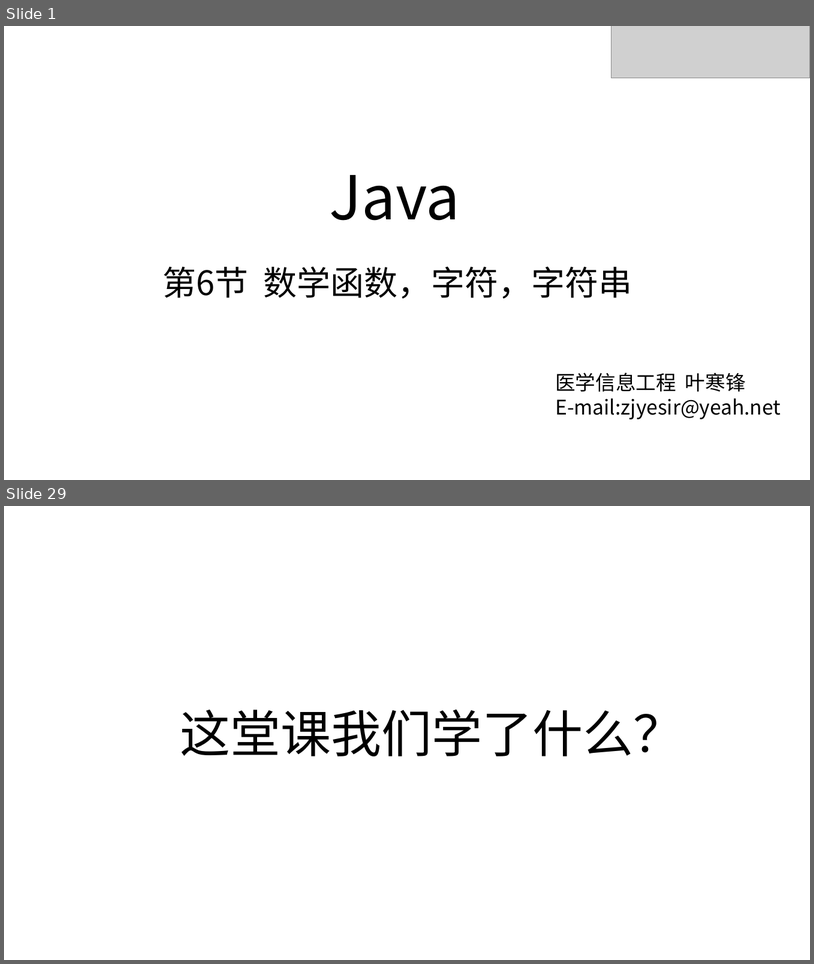
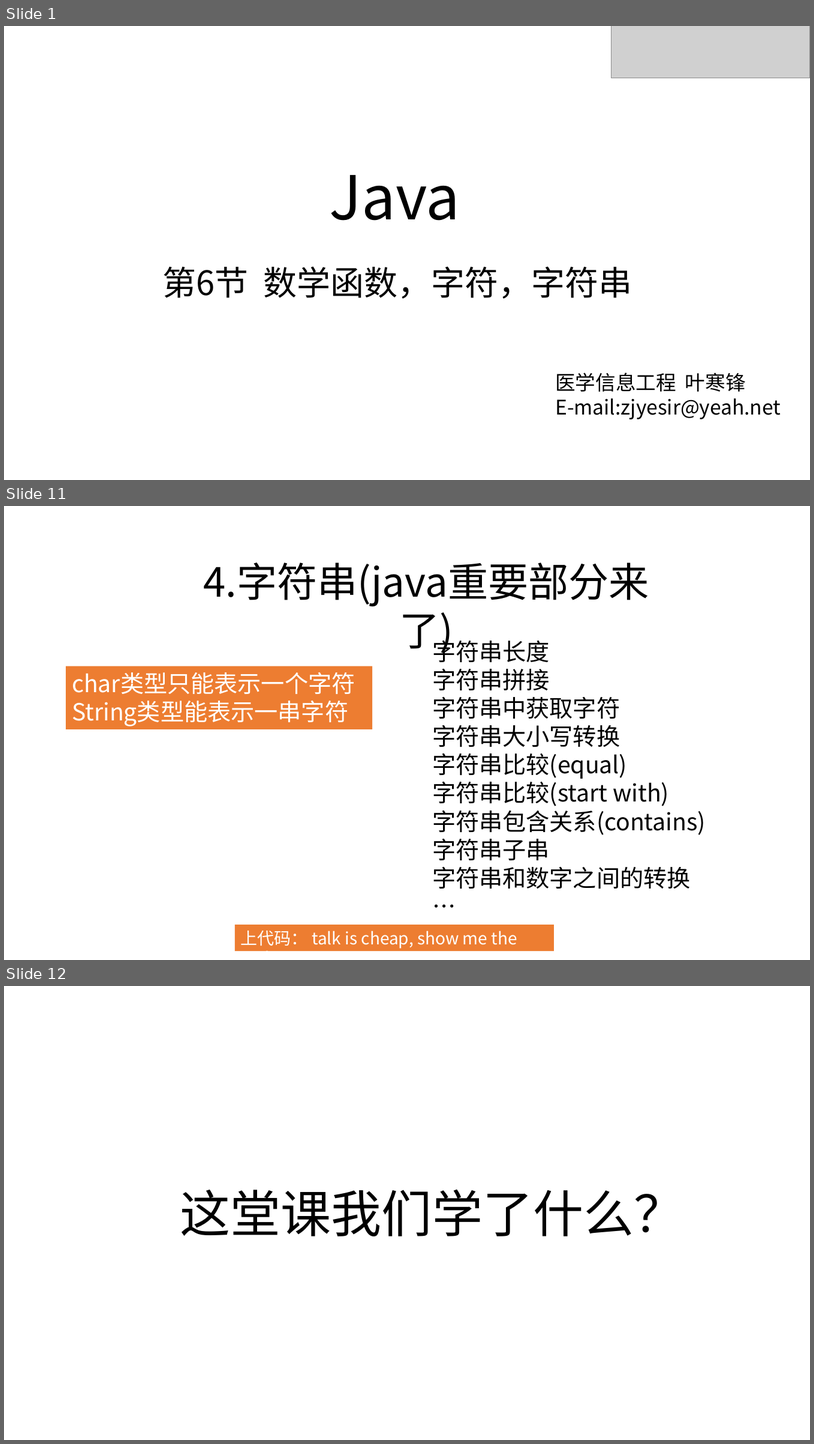
Before and after one commit to zjyesir/hmc_java_1, a slide deck: ppt/3 串.pptx. Shown one above the other, each under a label of ours: slides 1 and 29 before the commit, slides 1, 11 and 12 after it; the slides between them are not shown. The pictures are 814x964 and 814x1444 pixels, drawn with LibreOffice and Linux fonts; fonts in the diff are those of the drawing; grey boxes stand for pictures; background and template pictures are left out. Boxes give left, top, right and bottom in pixels: in the first picture for what was removed or moved away, otherwise in the second. Text is boxed around its words. In the diff, an @@ line names an element or a change of style, - is before the commit and + after.

Commit message:
数字函数，字符，字符串 章节好了

```diff
--- a/ppt/3 串.pptx
+++ b/ppt/3 串.pptx
@@ slide 11 added at (4,506,810,960), background picture (left out) @@
@@ text added at (203,562,650,607), 48 pt, text #000000 @@
+4.字符串(java重要部分来了)
@@ text added at (432,636,706,888), 28 pt, text #000000 @@
+字符串长度
+字符串拼接
+字符串中获取字符
+字符串大小写转换
+字符串比较(equal)
+字符串比较(start with)
+字符串包含关系(contains)
+字符串子串
+字符串和数字之间的转换
+…
@@ rectangle added at (66,666,372,729), fill #ED7D31, 28 pt, text #FFFFFF @@
+char类型只能表示一个字符
+String类型能表示一串字符
@@ rectangle added at (235,925,555,951), fill #ED7D31, 20 pt, text #FFFFFF @@
+上代码： talk is cheap, show me the code
@@ what was slide 29 is now slide 12 @@
```
Also in this commit, not shown: 5 slides changed, 4 other slides added, 22 slides removed, 2 other files.
